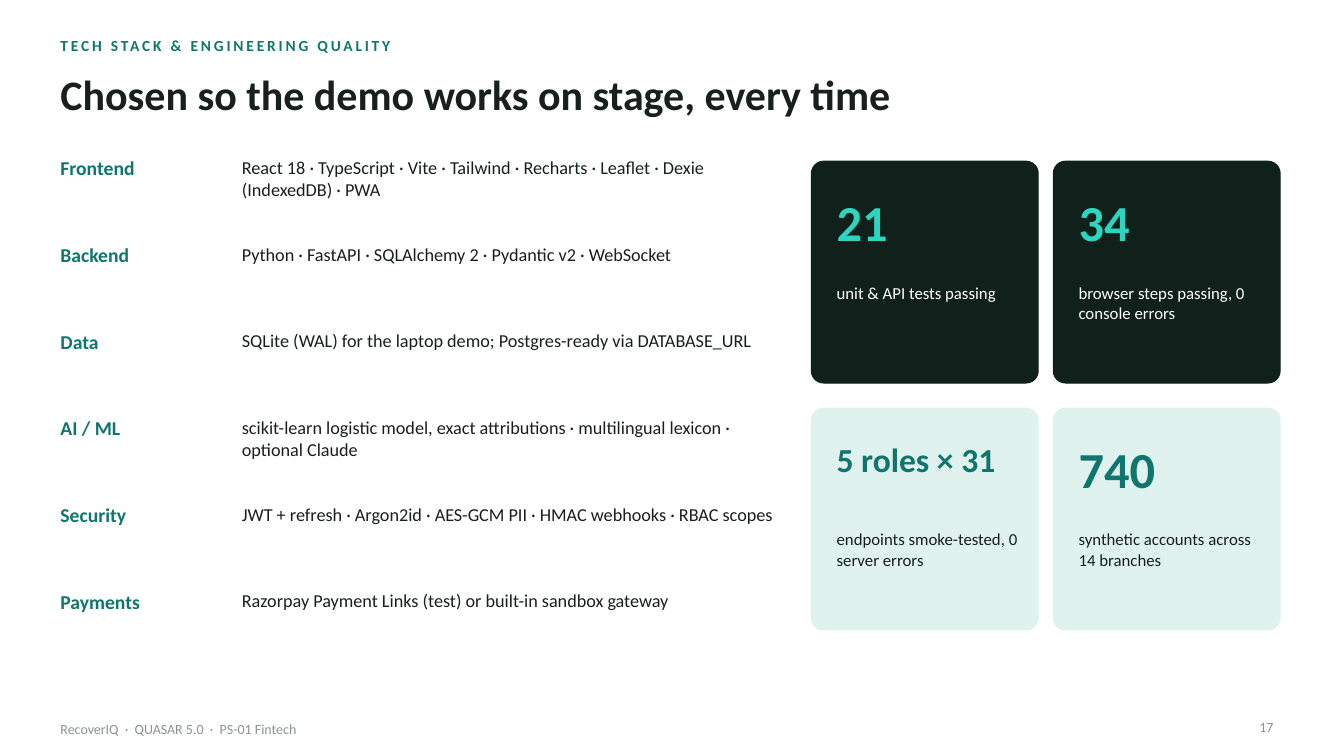
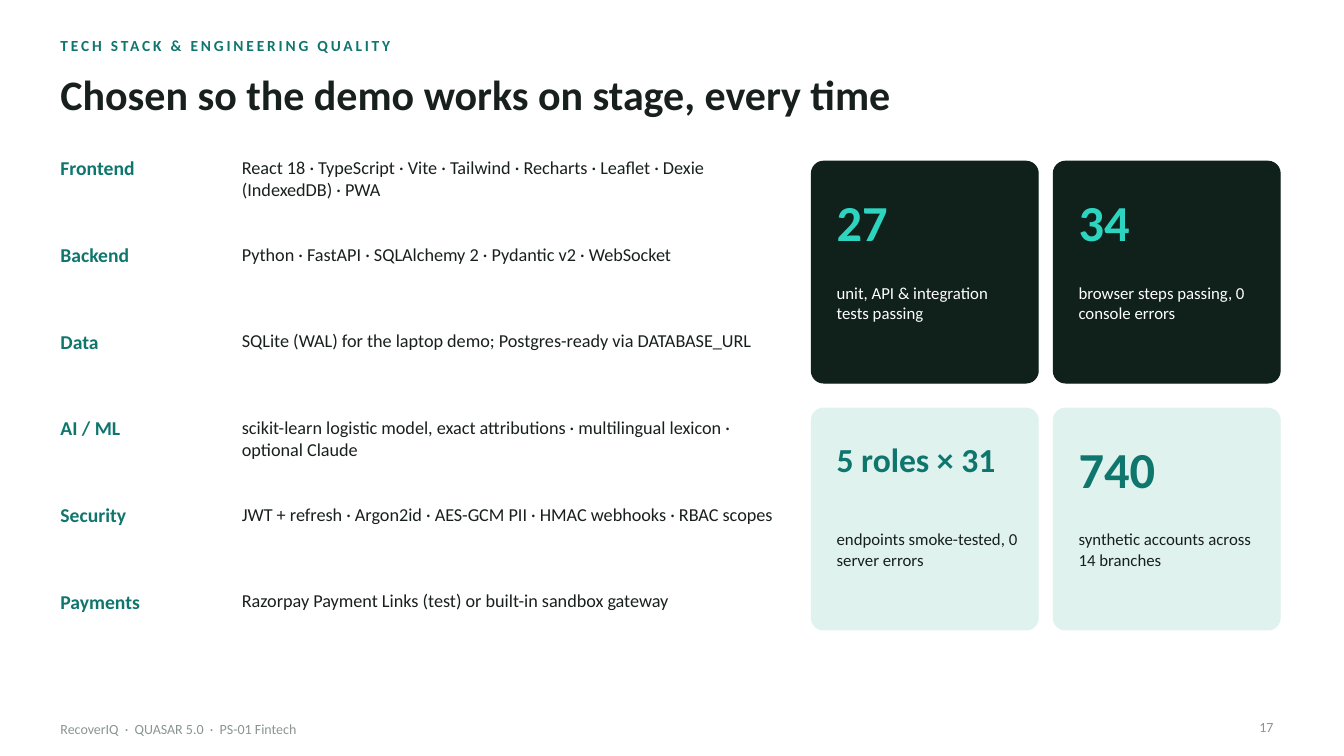
Before and after one commit to dev-1067/QUA, a slide deck: slide 17 of presentation/RecoverIQ_QUASAR5_Deck.pptx. Drawn at 1344x756 pixels with LibreOffice and Linux fonts; fonts in the diff are those of the drawing. Boxes give left, top, right and bottom in pixels: in the first picture for what was removed or moved away, otherwise in the second. Text is boxed around its words. In the diff, an @@ line names an element or a change of style, - is before the commit and + after.

Commit message:
Add narrated demo video and fixes found while recording
- 5:39 1080p demo video with male AI voice-over, script and subtitles
- Seed data: no contact times after 7 PM, no future-dated payments
- Forged-webhook demo works when every link is already paid
- Toasts moved to the bottom so they don't cover the agent app's Back button
- New test: no contact delivered outside the 8 AM-7 PM window (27 tests)

```diff
--- a/presentation/RecoverIQ_QUASAR5_Deck.pptx
+++ b/presentation/RecoverIQ_QUASAR5_Deck.pptx
@@ text at (837,208,888,241): text changed @@
-21
+27
@@ text at (837,287,988,322): text changed @@
-unit & API tests passing
+unit, API & integration tests passing
```
Also in this commit, not shown: 15 other files.
